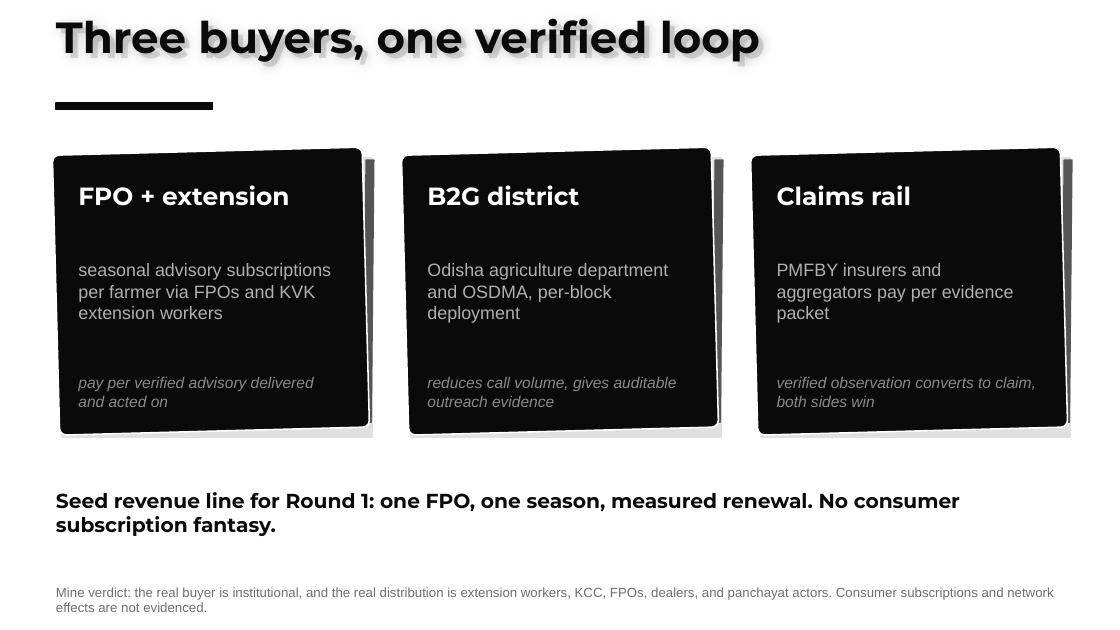
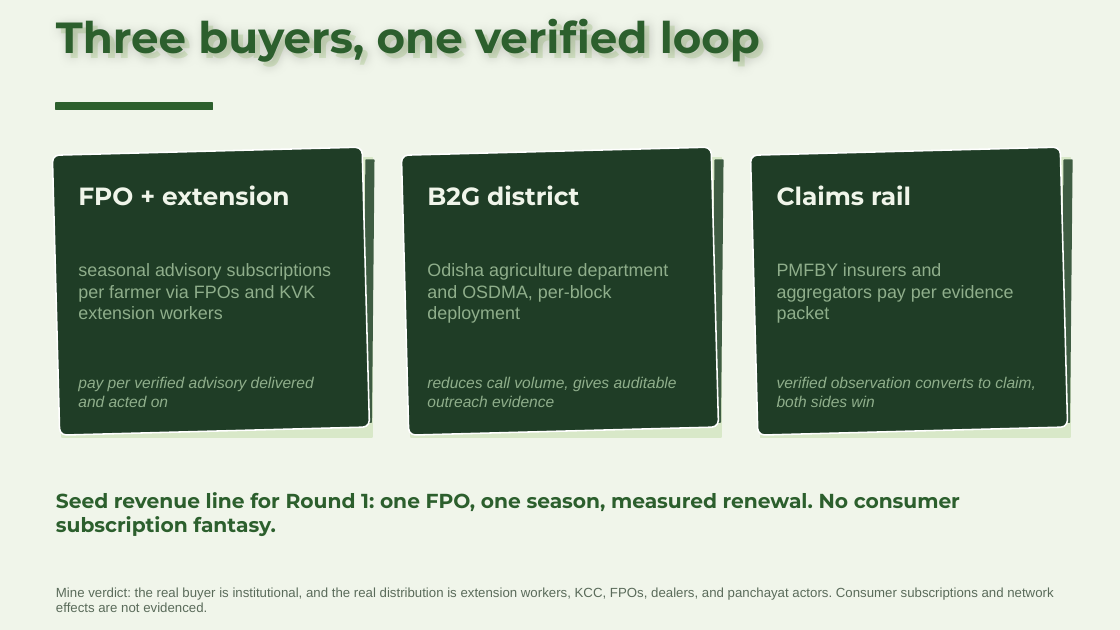
Before and after one commit to harshgounder/craft-n-code, a slide deck: slide 10 of scaffold/deck/KrishiSetu-Round0-20260816.pptx. Drawn at 1120x630 pixels with LibreOffice and Linux fonts; fonts in the diff are those of the drawing. Boxes give left, top, right and bottom in pixels: in the first picture for what was removed or moved away, otherwise in the second. Text is boxed around its words. In the diff, an @@ line names an element or a change of style, - is before the commit and + after.

```diff
--- a/scaffold/deck/KrishiSetu-Round0-20260816.pptx
+++ b/scaffold/deck/KrishiSetu-Round0-20260816.pptx
@@ background #FFFFFF to #F0F5EA @@
@@ text "Three buyers, one verified loop" at [56, 19, 765, 62]: text colour #0A0A0A to #2C5F2D @@
@@ text "Three buyers, one verified loop" at [61, 19, 760, 62]: text colour #E0E0E0 to #D8E8C8 @@
@@ rectangle at [56, 103, 213, 110]: fill #0A0A0A to #2C5F2D; outline #0A0A0A 1 pt to #2C5F2D 1 pt @@
@@ fill #0A0A0A to #1F3D26 in 3 elements at [52, 147, 370, 435], [402, 147, 719, 435], [750, 147, 1068, 435] @@
@@ fill #E0E0E0 to #D8E8C8; outline #E0E0E0 1 pt to #D8E8C8 1 pt in 3 elements at [63, 158, 373, 438], [411, 158, 721, 438], [760, 158, 1071, 438] @@
@@ text colour #FFFFFF to #F0F5EA in 3 elements at [78, 185, 289, 206], [427, 185, 579, 206], [777, 185, 911, 206] @@
@@ fill #555555 to #3E5C42; outline #555555 1 pt to #3E5C42 1 pt in 3 elements at [364, 160, 374, 422], [712, 160, 722, 422], [1062, 160, 1072, 422] @@
@@ text colour #B0B0B0 to #8FAE8B in 3 elements at [78, 263, 332, 319], [427, 263, 669, 323], [777, 263, 1014, 323] @@
@@ text colour #8A8A8A to #8FAE8B in 3 elements at [78, 377, 314, 407], [427, 377, 677, 407], [777, 377, 1035, 407] @@
@@ text "Seed revenue line for Round ..." at [56, 492, 960, 536]: text colour #0A0A0A to #2C5F2D @@
@@ text "Mine verdict: the real buyer ..." at [56, 587, 1053, 612]: text colour #6E6E6E to #5A6B5A @@
```
Also in this commit, not shown: 12 other slides changed, 2 other files.
